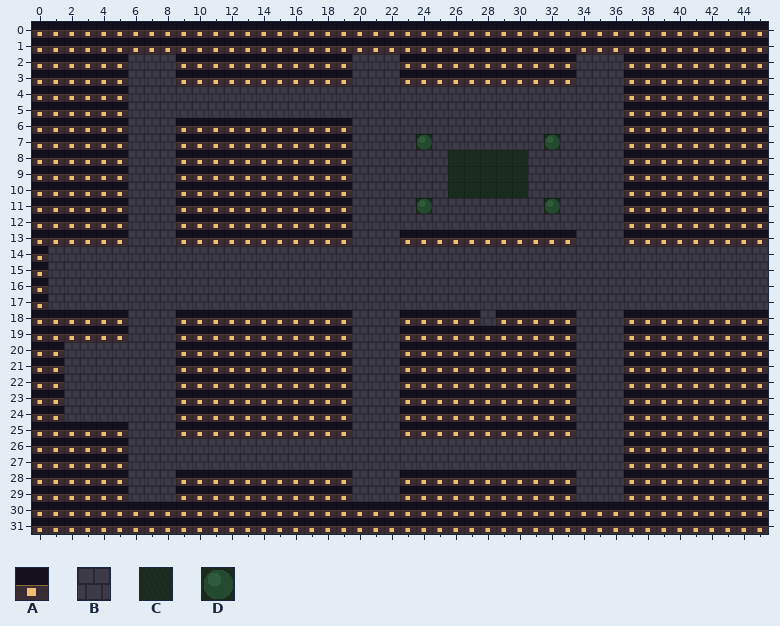
A Tiled map (JSON) gets an edit: levels/lantern-quarter.tmj. The picture above is the old version.
Cells are 32x32 px. Shown: x 0..45, y 0..31.
Key: from "bellemorne": A 0 "building", B 1 "street", C 2 "garden", D 3 "hedge".
_ is an empty cell.
Layer "ground" before, first column x 0:
 0 AAAAAAAAAAAAAAAAAAAAAAAAAAAAAAAAAAAAAAAAAAAAAA
 1 AAAAAAAAAAAAAAAAAAAAAAAAAAAAAAAAAAAAAAAAAAAAAA
 2 AAAAAABBBAAAAAAAAAAABBBAAAAAAAAAAABBBAAAAAAAAA
 3 AAAAAABBBAAAAAAAAAAABBBAAAAAAAAAAABBBAAAAAAAAA
 4 AAAAAABBBBBBBBBBBBBBBBBBBBBBBBBBBBBBBAAAAAAAAA
 5 AAAAAABBBBBBBBBBBBBBBBBBBBBBBBBBBBBBBAAAAAAAAA
 6 AAAAAABBBAAAAAAAAAAABBBBBBBBBBBBBBBBBAAAAAAAAA
 7 AAAAAABBBAAAAAAAAAAABBBBDBBBBBBBDBBBBAAAAAAAAA
 8 AAAAAABBBAAAAAAAAAAABBBBBBCCCCCBBBBBBAAAAAAAAA
 9 AAAAAABBBAAAAAAAAAAABBBBBBCCCCCBBBBBBAAAAAAAAA
10 AAAAAABBBAAAAAAAAAAABBBBBBCCCCCBBBBBBAAAAAAAAA
11 AAAAAABBBAAAAAAAAAAABBBBDBBBBBBBDBBBBAAAAAAAAA
12 AAAAAABBBAAAAAAAAAAABBBBBBBBBBBBBBBBBAAAAAAAAA
13 AAAAAABBBAAAAAAAAAAABBBAAAAAAAAAAABBBAAAAAAAAA
14 ABBBBBBBBBBBBBBBBBBBBBBBBBBBBBBBBBBBBBBBBBBBBB
15 ABBBBBBBBBBBBBBBBBBBBBBBBBBBBBBBBBBBBBBBBBBBBB
16 ABBBBBBBBBBBBBBBBBBBBBBBBBBBBBBBBBBBBBBBBBBBBB
17 ABBBBBBBBBBBBBBBBBBBBBBBBBBBBBBBBBBBBBBBBBBBBB
18 AAAAAABBBAAAAAAAAAAABBBAAAAABAAAAABBBAAAAAAAAA
19 AAAAAABBBAAAAAAAAAAABBBAAAAAAAAAAABBBAAAAAAAAA
20 AABBBBBBBAAAAAAAAAAABBBAAAAAAAAAAABBBAAAAAAAAA
21 AABBBBBBBAAAAAAAAAAABBBAAAAAAAAAAABBBAAAAAAAAA
22 AABBBBBBBAAAAAAAAAAABBBAAAAAAAAAAABBBAAAAAAAAA
23 AABBBBBBBAAAAAAAAAAABBBAAAAAAAAAAABBBAAAAAAAAA
24 AABBBBBBBAAAAAAAAAAABBBAAAAAAAAAAABBBAAAAAAAAA
25 AAAAAABBBAAAAAAAAAAABBBAAAAAAAAAAABBBAAAAAAAAA
26 AAAAAABBBBBBBBBBBBBBBBBBBBBBBBBBBBBBBAAAAAAAAA
27 AAAAAABBBBBBBBBBBBBBBBBBBBBBBBBBBBBBBAAAAAAAAA
28 AAAAAABBBAAAAAAAAAAABBBAAAAAAAAAAABBBAAAAAAAAA
29 AAAAAABBBAAAAAAAAAAABBBAAAAAAAAAAABBBAAAAAAAAA
30 AAAAAAAAAAAAAAAAAAAAAAAAAAAAAAAAAAAAAAAAAAAAAA
31 AAAAAAAAAAAAAAAAAAAAAAAAAAAAAAAAAAAAAAAAAAAAAA
And afterwards:
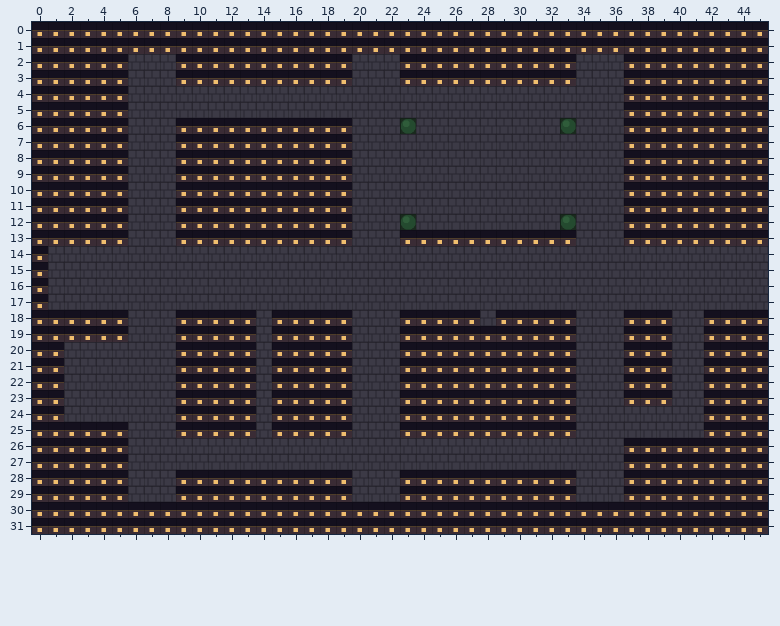
Changes in this commit:
Changed rows in their new state; . is an unchanged cell.
Layer "ground":
first column x 23:
 6 D.........D
 7 .B.......B.
 8 ...BBBBB...
 9 ...BBBBB...
10 ...BBBBB...
11 .B.......B.
12 D.........D
first column x 14:
18 B.........................BB
19 B.........................BB
20 B.........................BB
21 B.........................BB
22 B.........................BB
23 B.........................BB
24 B......................BBBBB
25 B......................BBBBB
